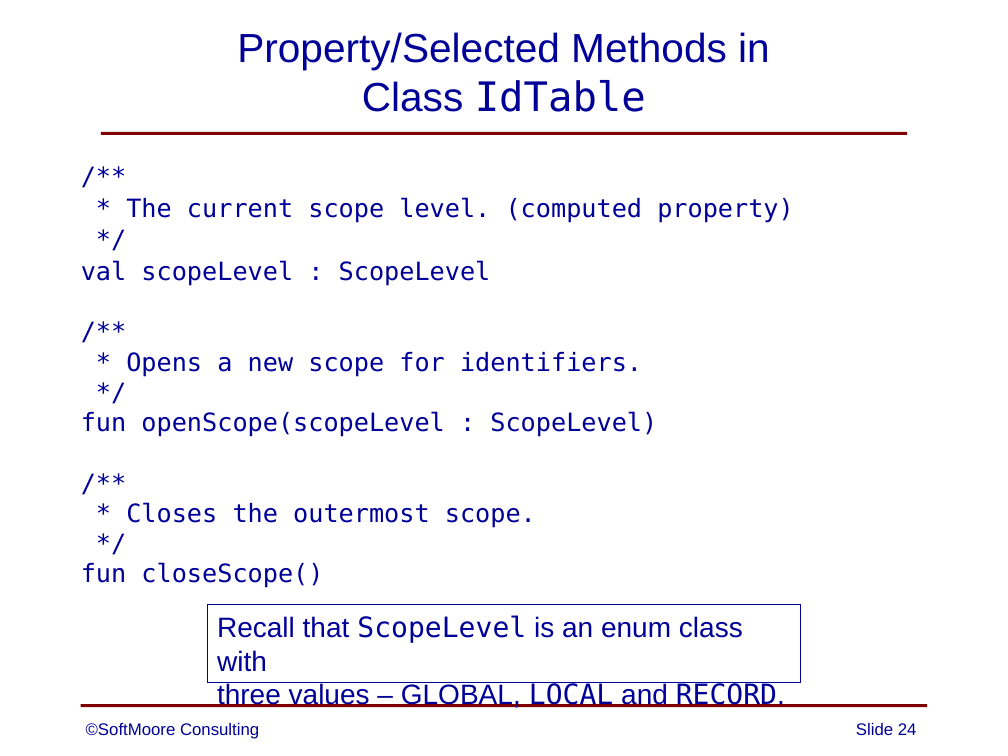
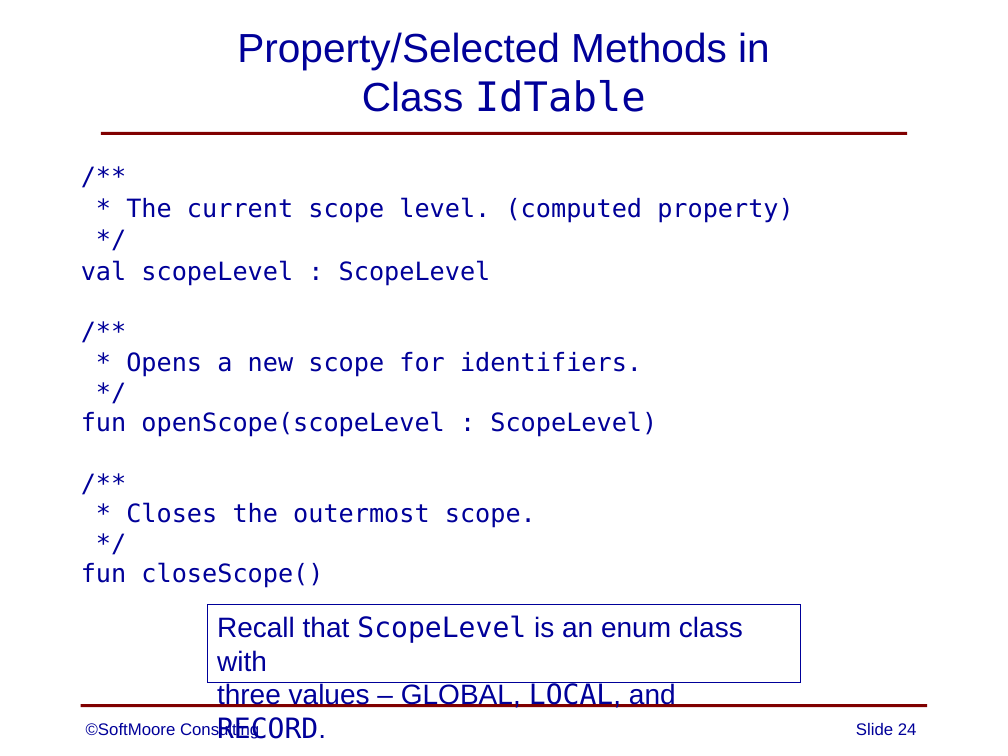
Before and after one commit to SoftMoore/CPRL-Kt-3rd, a slide deck: slide 24 of PowerPoints/08 - Abstract Syntax Trees.pptx. Drawn at 1008x756 pixels with LibreOffice and Linux fonts; fonts in the diff are those of the drawing. Boxes give left, top, right and bottom in pixels: in the first picture for what was removed or moved away, otherwise in the second. Text is boxed around its words. In the diff, an @@ line names an element or a change of style, - is before the commit and + after.

```diff
--- a/PowerPoints/08 - Abstract Syntax Trees.pptx
+++ b/PowerPoints/08 - Abstract Syntax Trees.pptx
@@ text in rectangle at [217,682,676,739]: text changed @@
-three values – GLOBAL, LOCAL and RECORD.
+three values – GLOBAL, LOCAL, and RECORD.
```
Also in this commit, not shown: 5 other slides changed.
